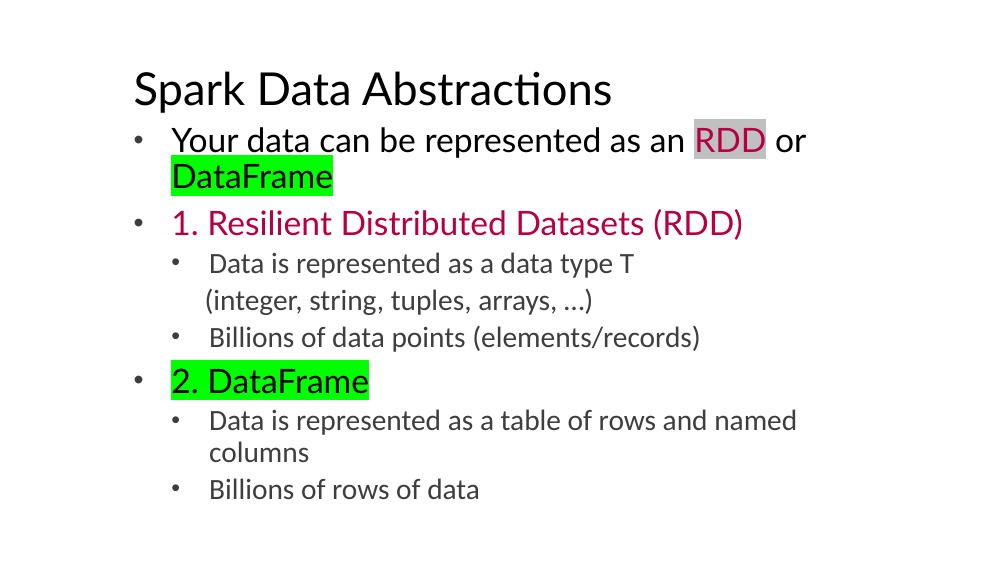
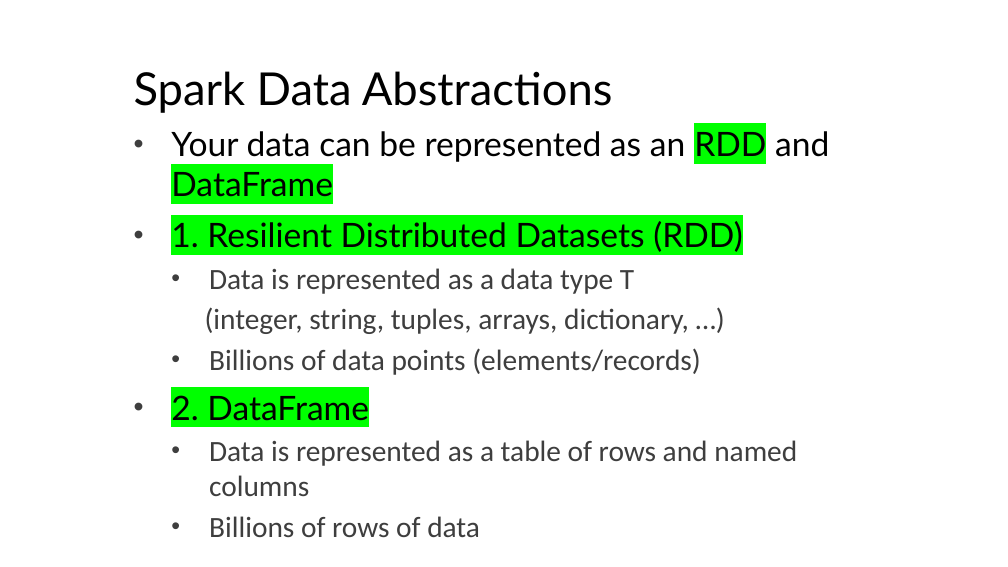
Before and after one commit to mahmoudparsian/big-data-modeling, a slide deck: slide 27 of course_outine_10_weeks/Course_Outline_Big_Data_Modeling.pptx (slide 22 before the commit). Drawn at 1008x567 pixels with LibreOffice and Linux fonts; fonts in the diff are those of the drawing; background and template pictures are left out. Boxes give left, top, right and bottom in pixels: in the first picture for what was removed or moved away, otherwise in the second. Text is boxed around its words. In the diff, an @@ line names an element or a change of style, - is before the commit and + after.

```diff
--- a/course_outine_10_weeks/Course_Outline_Big_Data_Modeling.pptx
+++ b/course_outine_10_weeks/Course_Outline_Big_Data_Modeling.pptx
@@ subtitle at bbox=[171, 131, 829, 197]: text changed @@
-• Your data can be represented as an RDD or DataFrame
+• Your data can be represented as an RDD and DataFrame
@@ subtitle at bbox=[171, 221, 797, 537]: text colour #B50043 to #000000, highlight none to #00FF00 in "1. Resilient Distributed Datasets (RDD)"; line spacing 0.9 to 1 @@
@@ subtitle at bbox=[205, 307, 689, 334]: text changed @@
-  (integer, string, tuples, arrays, …)
+  (integer, string, tuples, arrays, dictionary, …)
```
Also in this commit, not shown: 1 other slide changed, 5 slides added, 1 other file.
